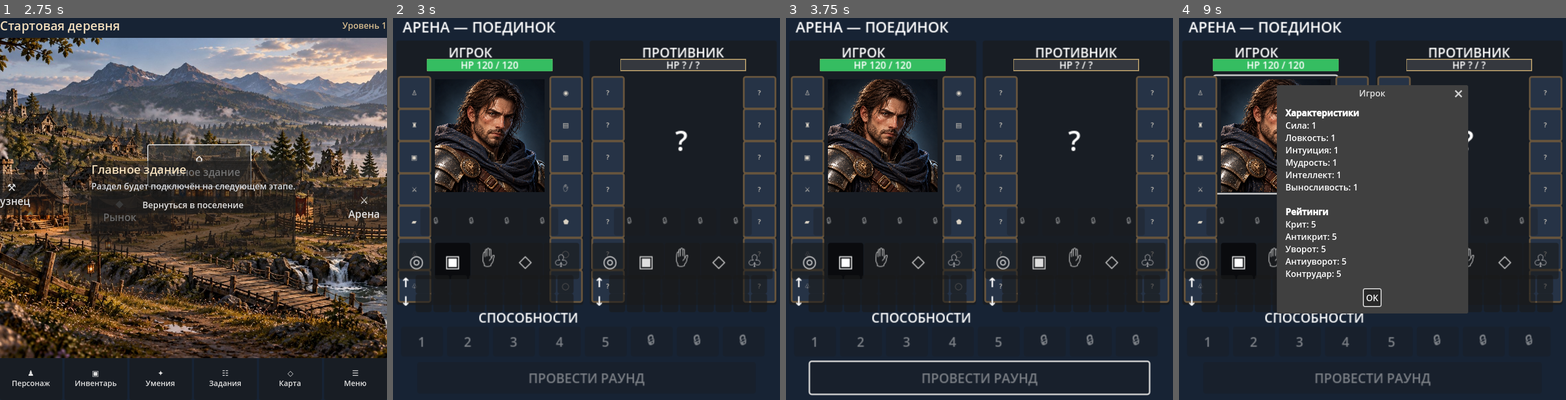
Above: before the commit, frames 1-4 (left to right).
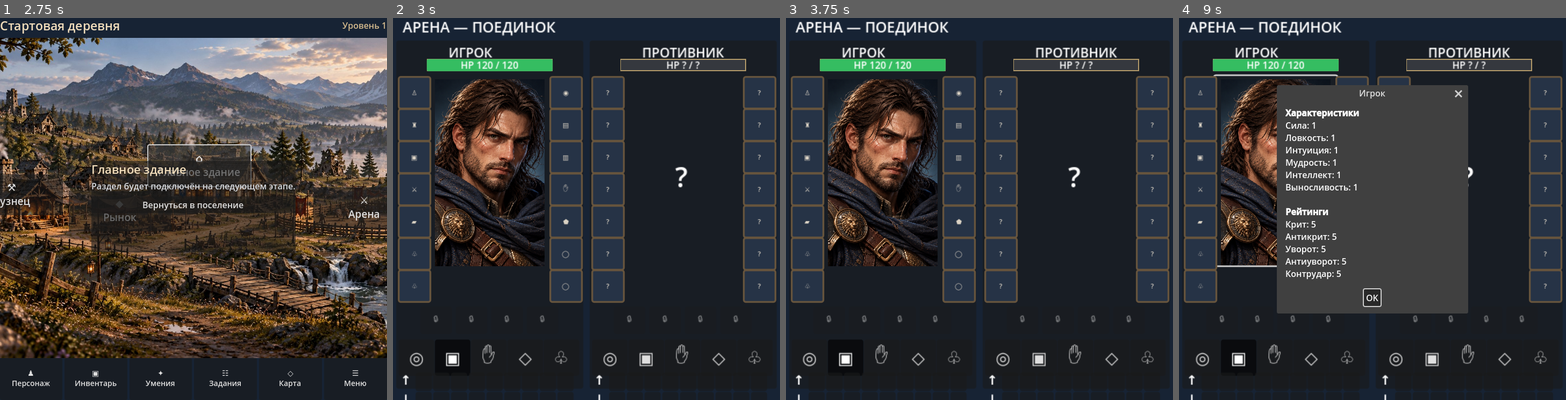
Above: after the commit, the same moments.

Repository: Archoniou1987/Battle-of-Artheon
Game: Godot game, scene res://scenes/main/main.tscn
Same seed, same stepped clock (60 frames per second), same inputs: the game is played once before the commit and once after it.
Inputs (mouse positions are in pixels of both pictures, inside the frame that each line leads up to):
- Up to frame 1 (2.75 s): click "⚒ Кузнец" at 0.5 s; click "◆ Рынок" at 1.25 s; click "⌂ Главное здание" at 2 s
- Up to frame 2 (3 s): click "⚔ Арена" at 2.75 s
- Up to frame 3 (3.75 s): click "♟ Персонаж" at 3.5 s
- Up to frame 4 (9 s): click "▣ Инвентарь" at 4.25 s; click "✦ Умения" at 5 s; click "☷ Задания" at 5.75 s; click "◇ Карта" at 6.5 s; click "☰ Меню" at 7.25 s; click "Вернуться в поселение" at 8 s; click (1275, 132) at 8.77 s

Frame 1 is identical in both runs. In frame 2, 16% of the frame differs, in the area x 1-99%, y 16-100%; in frame 3, 17%; in frame 4, 9.7%.

Commit message:
Extend arena portraits and move elixirs, targeting, effects and abilities below equipment

Diff:
--- a/ui/arena/arena_screen.gd
+++ b/ui/arena/arena_screen.gd
@@ -71,7 +71,7 @@
 	square_host.clip_contents = true
 	layout.add_child(square_host)
 	square_content = Control.new()
-	square_content.custom_minimum_size = Vector2(480, 480)
+	square_content.custom_minimum_size = Vector2(480, 590)
 	square_host.add_child(square_content)
 	_build_square()
 	var log_panel := PanelContainer.new()
@@ -145,10 +145,10 @@
 	_build_fighter(Vector2(244, 34), false)
 	var ability_title := Label.new()
 	ability_title.text = "СПОСОБНОСТИ"
-	ability_title.position = Vector2(106, 366)
+	ability_title.position = Vector2(106, 477)
 	square_content.add_child(ability_title)
 	var abilities := HBoxContainer.new()
-	abilities.position = Vector2(10, 389)
+	abilities.position = Vector2(10, 500)
 	abilities.add_theme_constant_override("separation", 5)
 	square_content.add_child(abilities)
 	for index in range(8):
@@ -161,7 +161,7 @@
 		abilities.add_child(button)
 	round_button = Button.new()
 	round_button.text = "ПРОВЕСТИ РАУНД"
-	round_button.position = Vector2(30, 433)
+	round_button.position = Vector2(30, 545)
 	round_button.custom_minimum_size = Vector2(420, 39)
 	round_button.disabled = true # No fake rounds: wait for CombatCommandApi integration.
 	round_button.tooltip_text = "Подключение CombatCommandApi — следующий этап"
@@ -170,10 +170,10 @@
 func _build_fighter(origin: Vector2, is_player: bool) -> void:
 	var panel := PanelContainer.new()
 	panel.position = origin
-	panel.custom_minimum_size = Vector2(232, 328)
+	panel.custom_minimum_size = Vector2(232, 432)
 	square_content.add_child(panel)
 	var inner := Control.new()
-	inner.custom_minimum_size = Vector2(232, 328)
+	inner.custom_minimum_size = Vector2(232, 432)
 	panel.add_child(inner)
 	var name_label := Label.new()
 	name_label.text = "ИГРОК" if is_player else "ПРОТИВНИК"
@@ -181,7 +181,7 @@
 	inner.add_child(name_label)
 	var portrait := TextureRect.new()
 	portrait.position = Vector2(48, 48)
-	portrait.custom_minimum_size = Vector2(136, 140)
+	portrait.custom_minimum_size = Vector2(136, 232)
 	portrait.expand_mode = TextureRect.EXPAND_IGNORE_SIZE
 	portrait.stretch_mode = TextureRect.STRETCH_KEEP_ASPECT_COVERED
 	if is_player and ResourceLoader.exists(AVATAR_PATH):
@@ -190,7 +190,7 @@
 	var inspect := Button.new()
 	inspect.flat = true
 	inspect.position = Vector2(40, 44)
-	inspect.custom_minimum_size = Vector2(152, 145)
+	inspect.custom_minimum_size = Vector2(152, 235)
 	inspect.tooltip_text = "Посмотреть характеристики"
 	inspect.pressed.connect(_show_fighter_details.bind(is_player))
 	inner.add_child(inspect)
@@ -198,7 +198,7 @@
 		var hidden := Label.new()
 		hidden.text = "?"
 		hidden.mouse_filter = Control.MOUSE_FILTER_IGNORE
-		hidden.position = Vector2(106, 100)
+		hidden.position = Vector2(106, 145)
 		hidden.add_theme_font_size_override("font_size", 34)
 		inner.add_child(hidden)
 	for side in range(2):
@@ -242,7 +242,7 @@
 	if is_player:
 		hp_label = health
 	var elixir_row := HBoxContainer.new()
-	elixir_row.position = Vector2(30, 208)
+	elixir_row.position = Vector2(30, 330)
 	elixir_row.add_theme_constant_override("separation", 5)
 	inner.add_child(elixir_row)
 	for elixir_index in range(4):
@@ -257,7 +257,7 @@
 			enemy_elixir_slots.append(elixir_button)
 	_update_elixir_slots()
 	var zone_row := HBoxContainer.new()
-	zone_row.position = Vector2(3, 251)
+	zone_row.position = Vector2(3, 371)
 	zone_row.add_theme_constant_override("separation", 1)
 	inner.add_child(zone_row)
 	for index in range(ZONES.size()):
@@ -277,7 +277,7 @@
 			attack_buttons.append(button)
 	for row_type in ["Баффы", "Дебаффы"]:
 		var row := HBoxContainer.new()
-		row.position = Vector2(5, 291 if row_type == "Баффы" else 314)
+		row.position = Vector2(5, 412 if row_type == "Баффы" else 436)
 		row.add_theme_constant_override("separation", 2)
 		inner.add_child(row)
 		var label := Label.new()
@@ -477,7 +477,7 @@
 	var portrait := size.y > size.x
 	layout.vertical = portrait
 	var edge := maxf(1.0, minf(size.x, size.y))
-	square_host.custom_minimum_size = Vector2(edge, edge)
+	square_host.custom_minimum_size = Vector2(edge, edge * 590.0 / 480.0)
 	square_host.size_flags_horizontal = Control.SIZE_SHRINK_CENTER
 	square_host.size_flags_vertical = Control.SIZE_SHRINK_BEGIN
 	square_content.scale = Vector2.ONE * (edge / 480.0)
